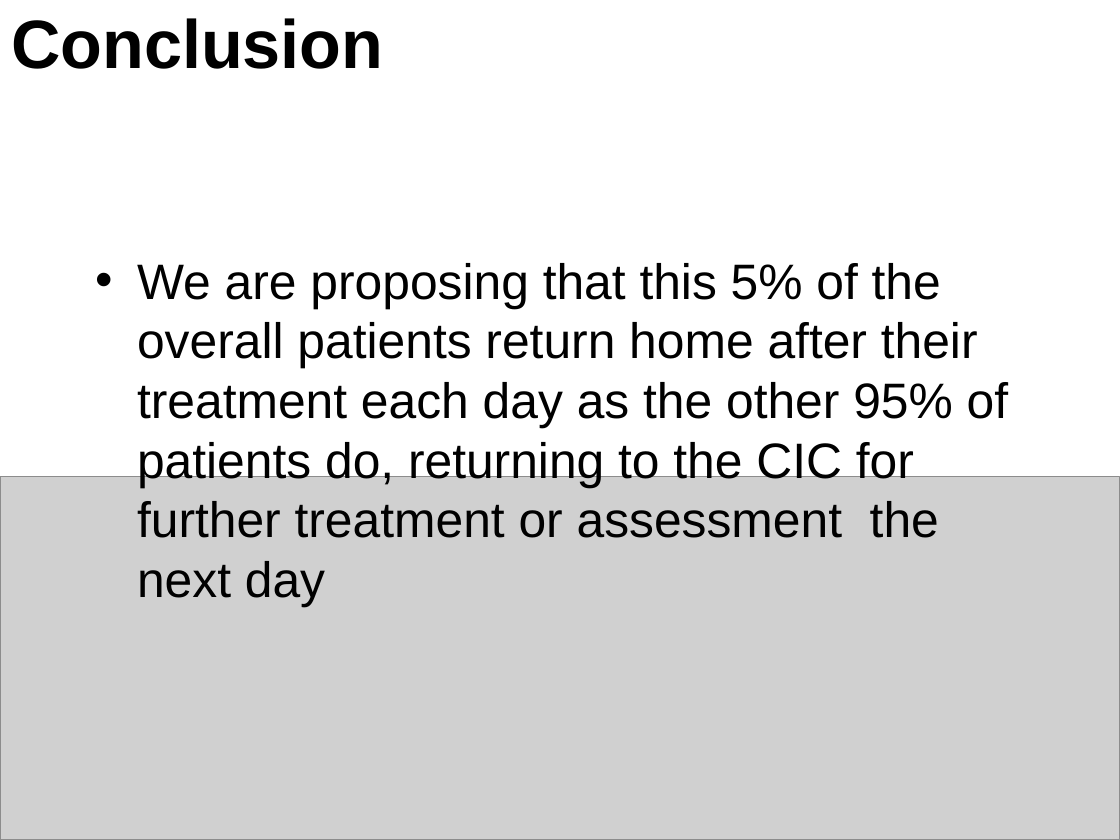
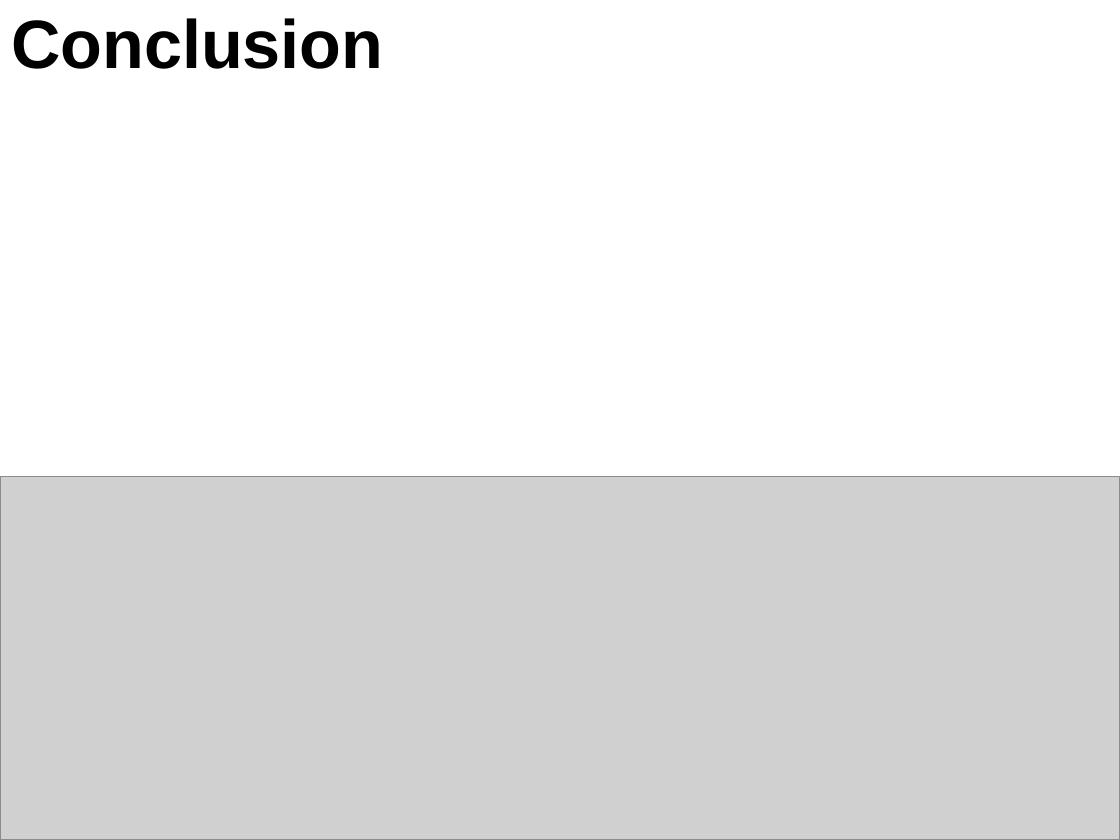
Before and after one commit to RMorton24/phs_group_project, a slide deck: slide 13 of Final Powerpoint presentation for 12.08.22.pptx. Drawn at 1120x840 pixels with LibreOffice and Linux fonts; fonts in the diff are those of the drawing; grey boxes stand for pictures. Boxes give left, top, right and bottom in pixels: in the first picture for what was removed or moved away, otherwise in the second. Text is boxed around its words. In the diff, an @@ line names an element or a change of style, - is before the commit and + after.

```diff
--- a/Final Powerpoint presentation for 12.08.22.pptx
+++ b/Final Powerpoint presentation for 12.08.22.pptx
@@ text removed at (137, 263, 1008, 608) @@
-• We are proposing that this 5% of the overall patients return home after their treatment each day as the other 95% of patients do, returning to the CIC for further treatment or assessment the next day
```
Also in this commit, not shown: 3 other files.
